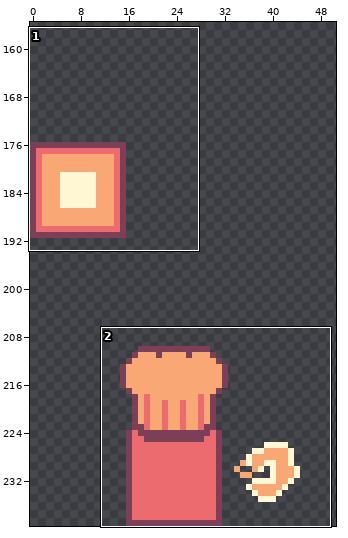
Two versions of one pixel-art file, Assets/Full Canvas.aseprite. Above: a wide view before the commit, with the close-up outlined.
Close-up. Old version:
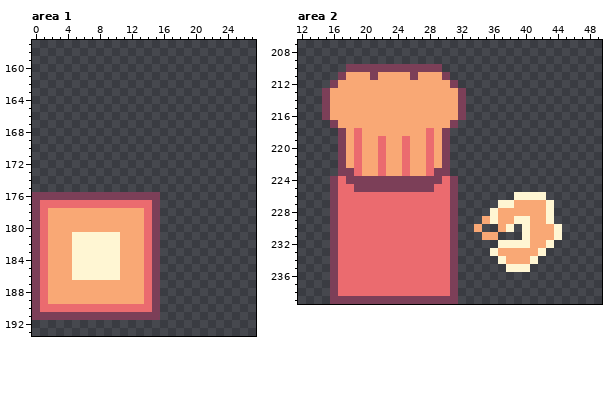
256x240 pixels, 1 frame. Shown: area 1: x 0..27, y 157..193; area 2: x 12..49, y 207..239. The wide view leaves out empty margins.
Now the later version:
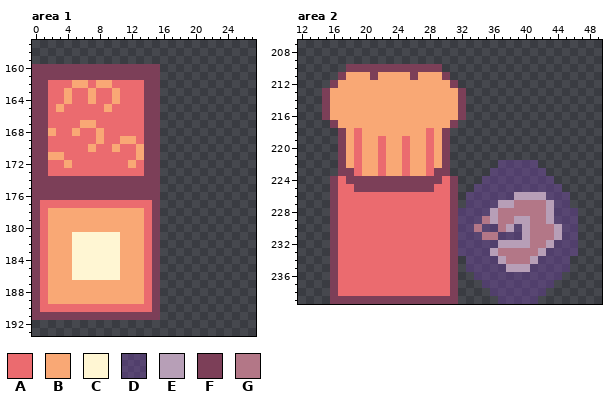
Palette (. is transparent): A #eb6b6f  B #f9a875  C #fff6d3  D #6a43997c  E #b79fb7  F #7c3f58  G #b37787
The edit:
layer "Layer 2" added
Area 1, layer "Layer 1":
Colour A is added in row 162 at x 2 to 4, 7 and 10 to 13; in rows 163 to 164 at x 2 to 3, 5 to 6, 8 to 9 and 11 to 13; in row 165 at x 2, 4 to 8 and 10 to 13; in row 166 at x 2 to 13; in row 167 at x 2 to 5 and 8 to 13; in row 168 at x 3 to 4, 6 to 7 and 9 to 13.
Colour A is added in row 169 at x 2 to 7, 9 to 10 and 13; in row 170 at x 2 to 6, 8 to 9 and 11 to 12; in row 171 at x 4 to 12; in row 172 at x 2 to 3, 5 to 11 and 13; in row 173 at x 2 to 13.
Colour B is added in row 162 at x 5 to 6 and 8 to 9; in rows 163 to 164 at x 4, 7 and 10; in row 165 at x 3 and 9; in row 167 at x 6 to 7; in row 168 at x 2, 5 and 8; in row 169 at x 8 and 11 to 12.
Colour B is added in row 170 at x 7, 10 and 13; in row 171 at x 2 to 3 and 13; in row 172 at x 4 and 12.
Colour F is added in rows 160 to 161 at x 0 to 15; in rows 162 to 173 at x 0 to 1 and 14 to 15; in rows 174 to 175 at x 0 to 15.
Area 2, layer "Layer 2":
Colour D is added in row 222 at x 37 to 41; in row 223 at x 36 to 42; in row 224 at x 35 to 43; in row 225 at x 34 to 44; in row 226 at x 33 to 38 and 43 to 45; in row 227 at x 33 to 36 and 44 to 45.
Colour D is added in row 228 at x 32 to 35 and 44 to 46; in row 229 at x 32 to 34 and 44 to 46; in row 230 at x 32 to 33, 35 to 36, 39 and 45 to 46; in row 231 at x 32 to 34, 37 to 39 and 45 to 46; in row 232 at x 32 to 36 and 44 to 46; in row 233 at x 32 to 35 and 43 to 46.
Colour D is added in row 234 at x 33 to 36 and 42 to 45; in row 235 at x 33 to 37 and 41 to 45; in row 236 at x 34 to 44; in row 237 at x 35 to 43; in row 238 at x 36 to 42; in row 239 at x 37 to 41.
Colour E replaces colour C in row 226 at x 39 to 42; in row 227 at x 37 to 38 and 43; in row 228 at x 36 and 43; in row 229 at x 36, 39 to 40 and 43; in row 230 at x 38, 40 and 44; in row 231 at x 40 and 44.
Colour E replaces colour C in row 232 at x 37 to 40 and 43; in row 233 at x 36 and 42; in row 234 at x 37 and 41; in row 235 at x 38 to 40.
Colour G replaces colour B in row 227 at x 39 to 42; in row 228 at x 37 to 42; in row 229 at x 35, 37 to 38 and 41 to 42; in row 230 at x 34, 37 and 41 to 43; in row 231 at x 35 to 36 and 41 to 43; in row 232 at x 41 to 42.
Colour G replaces colour B in row 233 at x 37 to 41; in row 234 at x 38 to 40.
